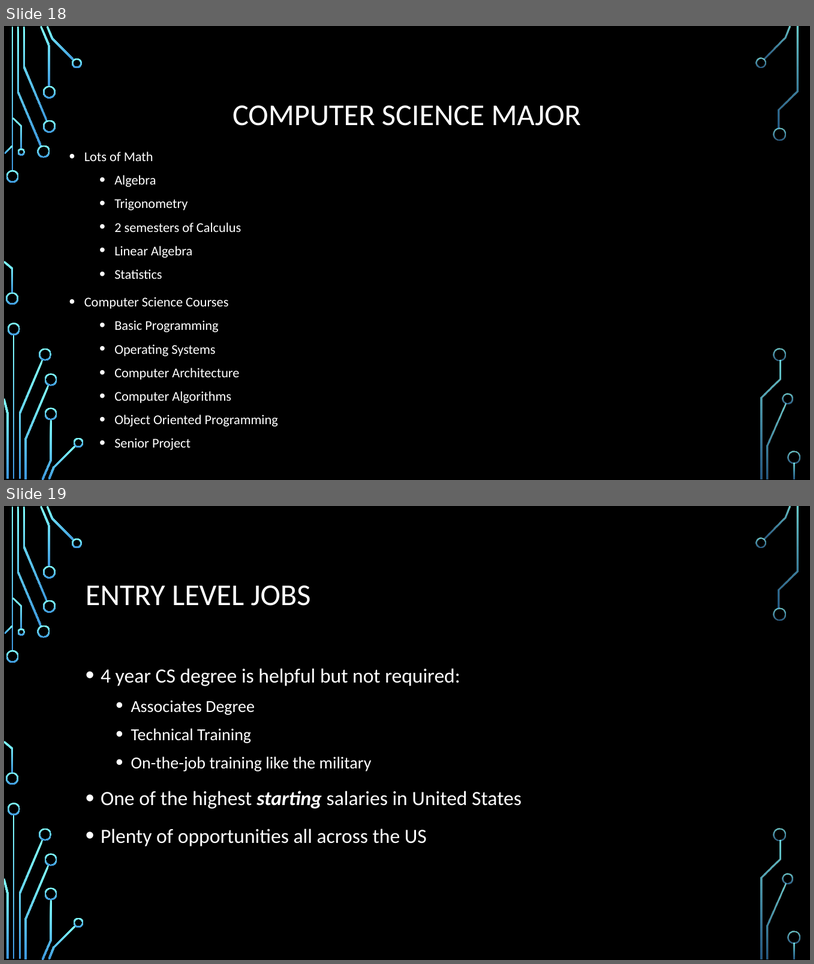
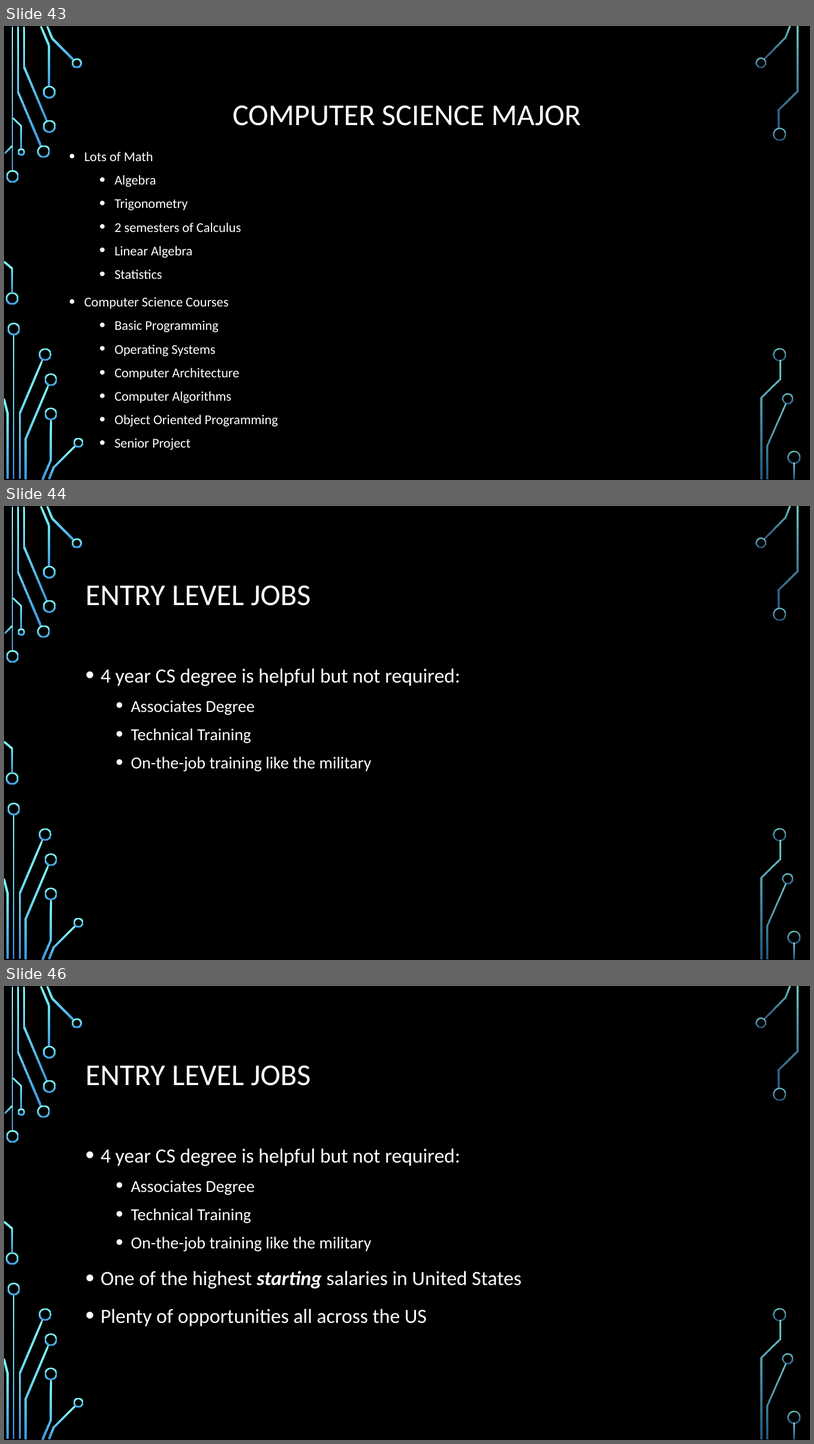
Before and after one commit to daviddcbud/TrainingApp, a slide deck: PowerPointSlids.pptx. Shown one above the other, each under a label of ours: slides 18 and 19 before the commit, slides 43, 44 and 46 after it; the slides between them are not shown. The pictures are 814x964 and 814x1444 pixels, drawn with LibreOffice and Linux fonts; fonts in the diff are those of the drawing; background and template pictures are left out. Boxes give left, top, right and bottom in pixels: in the first picture for what was removed or moved away, otherwise in the second. Text is boxed around its words. In the diff, an @@ line names an element or a change of style, - is before the commit and + after.

```diff
--- a/PowerPointSlids.pptx
+++ b/PowerPointSlids.pptx
@@ slide 44 added at [4,506,810,960], background picture (left out); not listed: 36 template elements that a slide beside it also shows @@
@@ title added at [86,585,311,606], 36 pt, text #FFFFFF @@
+ENTRY LEVEL JOBS
@@ text added at [101,668,461,771], 20 pt, text #FFFFFF @@
+• 4 year CS degree is helpful but not required:
+  • Associates Degree
+  • Technical Training
+  • On-the-job training like the military
@@ what was slide 18 is now slide 43 @@
@@ what was slide 19 is now slide 46 @@
```
Also in this commit, not shown: 7 slides changed, 37 other slides added, 3 other files.
